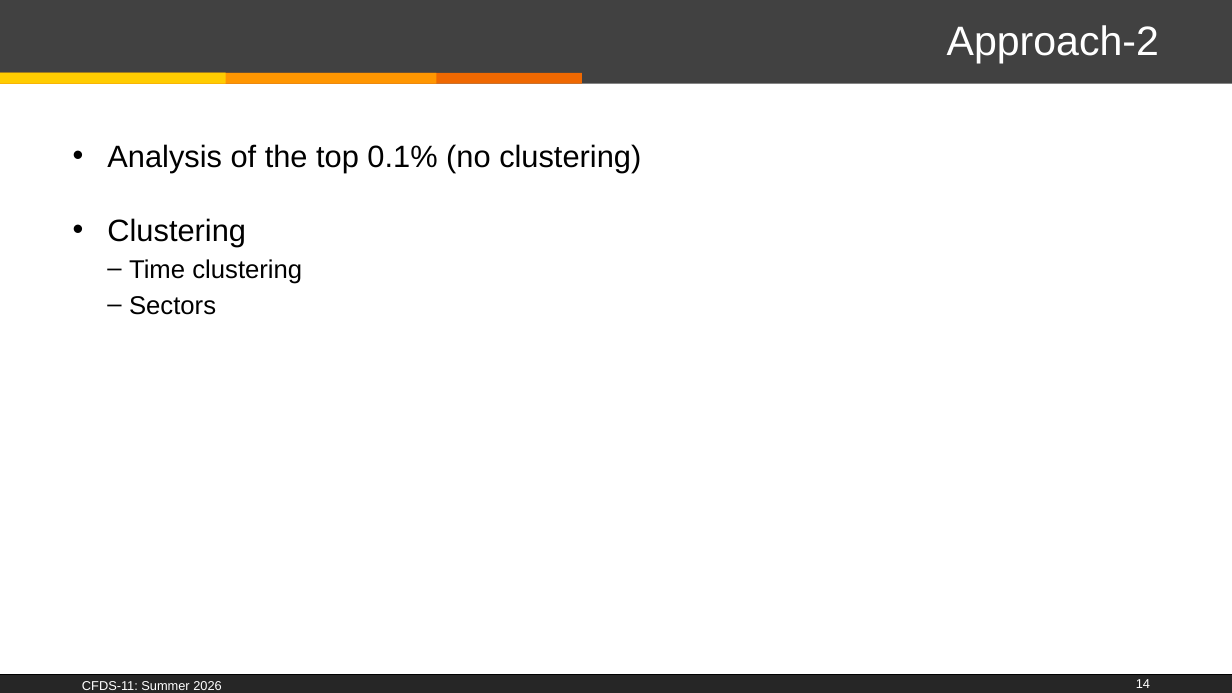
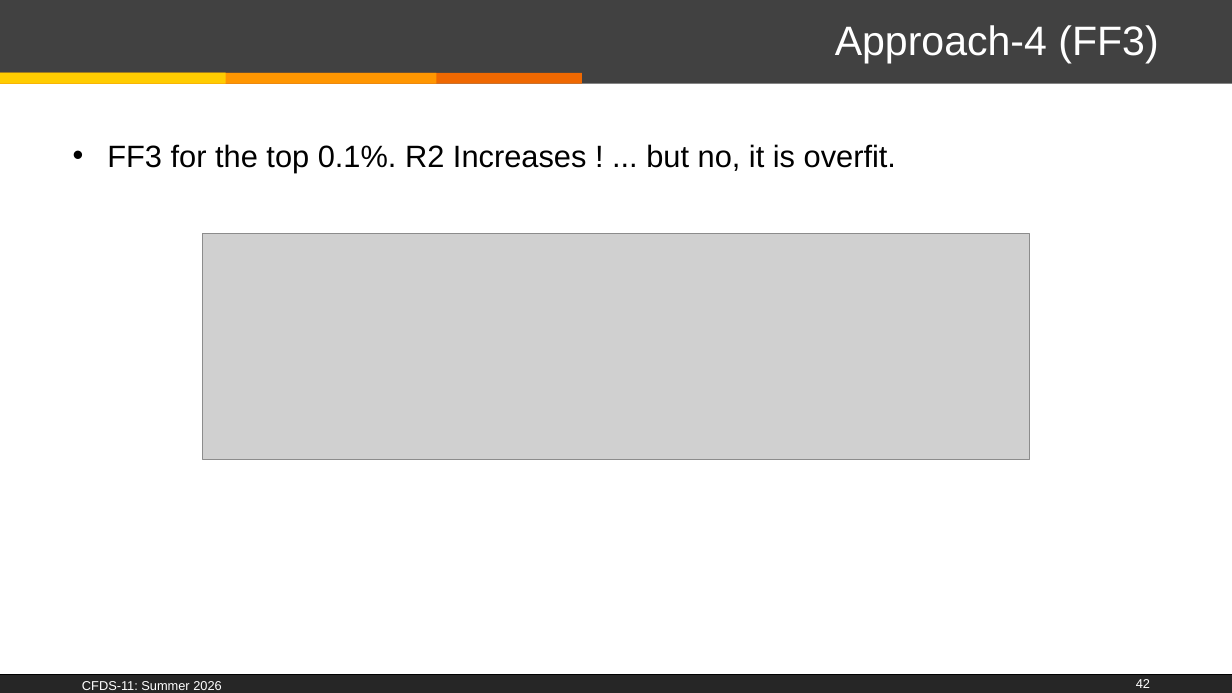
Before and after one commit to PierreNiberon/CFDS-Project, a slide deck: slide 42 of CFDS-11_Class-2025_26-Pierre.pptx (slide 14 before the commit). Drawn at 1232x693 pixels with LibreOffice and Linux fonts; fonts in the diff are those of the drawing; grey boxes stand for pictures; background and template pictures are left out. Boxes give left, top, right and bottom in pixels: in the first picture for what was removed or moved away, otherwise in the second. Text is boxed around its words. In the diff, an @@ line names an element or a change of style, - is before the commit and + after.

```diff
--- a/CFDS-11_Class-2025_26-Pierre.pptx
+++ b/CFDS-11_Class-2025_26-Pierre.pptx
@@ title at bbox=[835, 25, 1158, 63]: text changed @@
-Approach-2
+Approach-4 (FF3)
@@ text at bbox=[107, 144, 896, 172]: text changed @@
-• Analysis of the top 0.1% (no clustering)
-• Clustering
-  – Time clustering
-  – Sectors
+• FF3 for the top 0.1%. R2 Increases ! ... but no, it is overfit.
@@ picture added at bbox=[202, 234, 1029, 459] @@
@@ page number at bbox=[1136, 679, 1150, 688]: text changed @@
-14
+42
```
Also in this commit, not shown: 13 other slides changed, 16 slides added, 1 other file.
